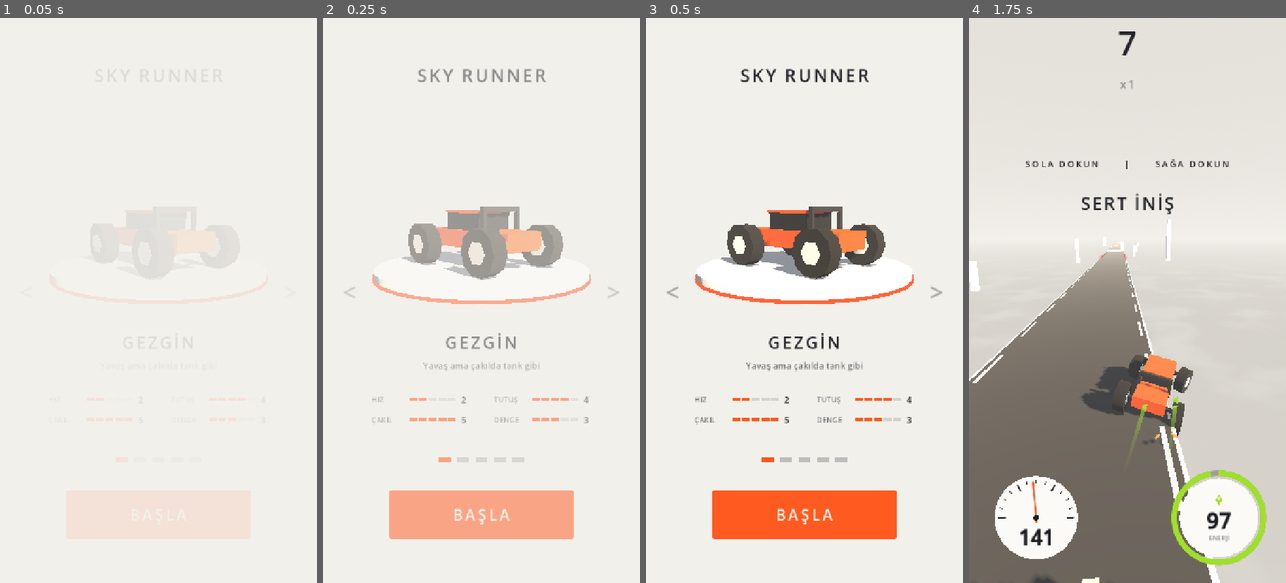
Above: before the commit, frames 1-4 (left to right).
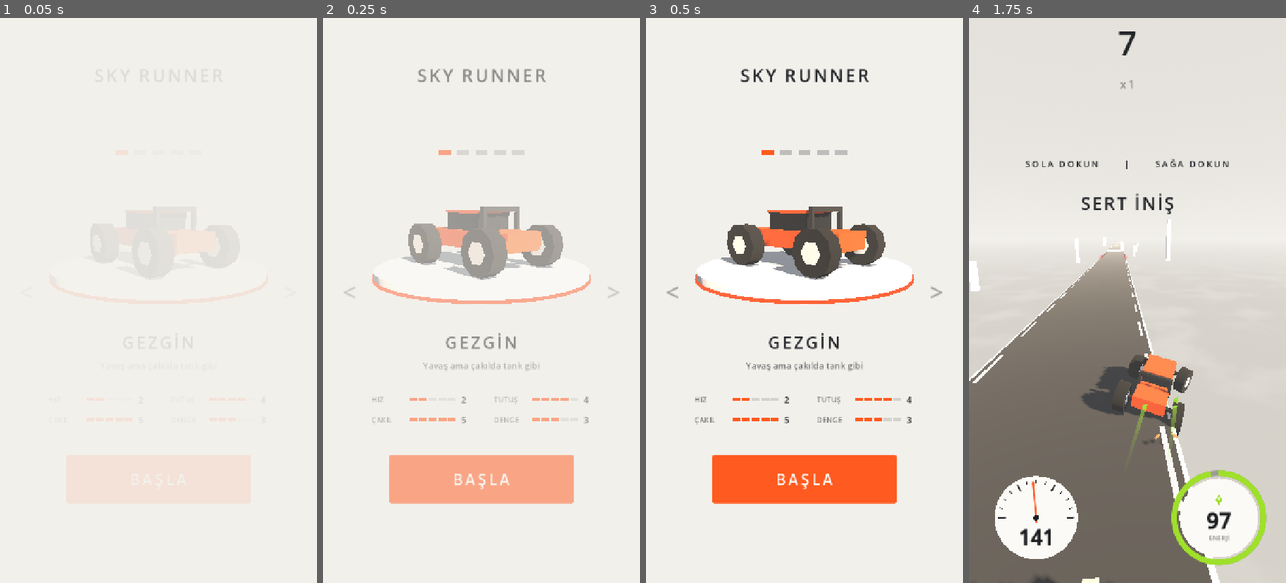
Above: after the commit, the same moments.

Repository: basarbellisan/Runny
Game: Godot game, scene res://scenes/menu.tscn
Two runs of this game, one before a commit and one after it. Both use one fixed random seed, a clock stepped at 60 frames per second and the inputs below.
Inputs (mouse positions are in pixels of both pictures, inside the frame that each line leads up to):
- Up to frame 1 (0.05 s): no input
- Up to frame 2 (0.25 s): no input
- Up to frame 3 (0.5 s): no input
- Up to frame 4 (1.75 s): click "BAŞLA" at 0.5 s; tap Enter at 1.25, 1.35 s; move the mouse to (1197, 272) at 1.27 s; hold D from 1.28 s (still down); click (1197, 272) at 1.42 s; tap Space at 1.52 s

The runs differ from the first frame. In frame 2, 7.2% of the frame differs, in the area x 20-80%, y 23-93%; in frame 3, 7.5%; in frame 4, nothing differs.

Commit message:
Garaj taslağı: sayfa çizgileri arabanın üstünde, BAŞLA yukarıda (yayında değil)
Co-Authored-By: Claude Opus 5.5 <noreply@anthropic.com>
Claude-Session: https://claude.ai/code/session_016S88RPn945sNcGg6oLe6PH

Diff:
--- a/scripts/menu.gd
+++ b/scripts/menu.gd
@@ -267,8 +267,8 @@
 	dots.add_theme_constant_override("separation", 14)
 	dots.alignment = BoxContainer.ALIGNMENT_CENTER
 	dots.anchor_right = 1.0
-	dots.offset_top = 995
-	dots.offset_bottom = 1005
+	dots.offset_top = 300
+	dots.offset_bottom = 310
 	dots.mouse_filter = Control.MOUSE_FILTER_IGNORE
 	ui.add_child(dots)
 	for i in MODELS.size():
@@ -318,8 +318,8 @@
 	start_btn.anchor_bottom = 1.0
 	start_btn.offset_left = -210
 	start_btn.offset_right = 210
-	start_btn.offset_top = -210
-	start_btn.offset_bottom = -100
+	start_btn.offset_top = -290
+	start_btn.offset_bottom = -180
 	start_btn.pressed.connect(start)
 	ui.add_child(start_btn)
 
